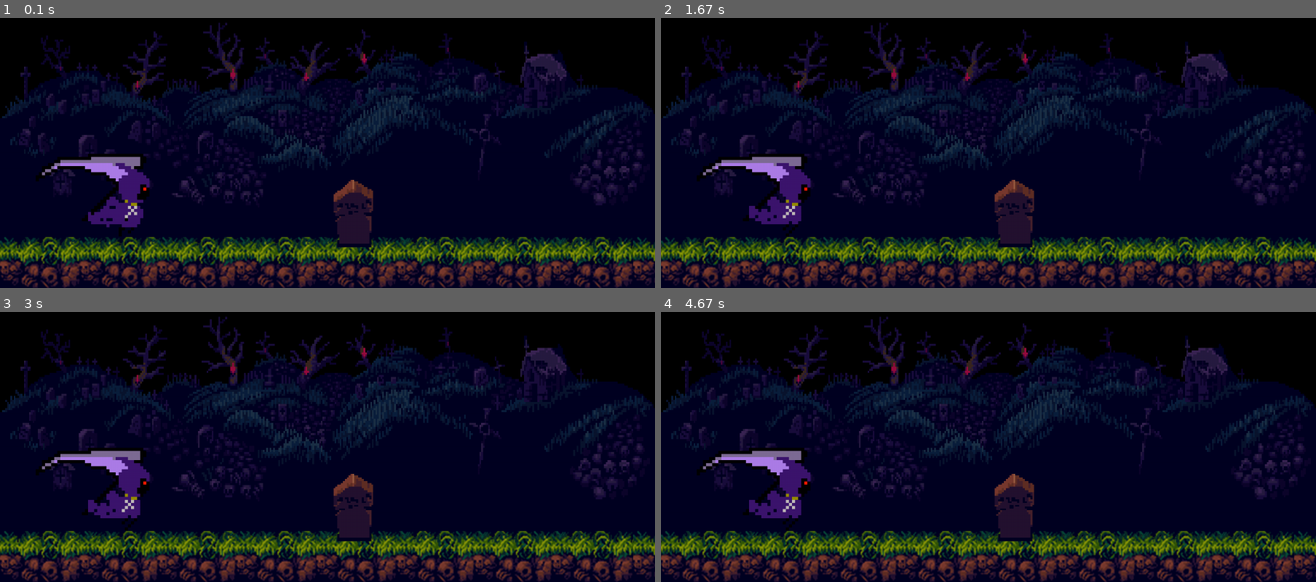
Above: before the commit, frames 1-4 (two rows, left to right).
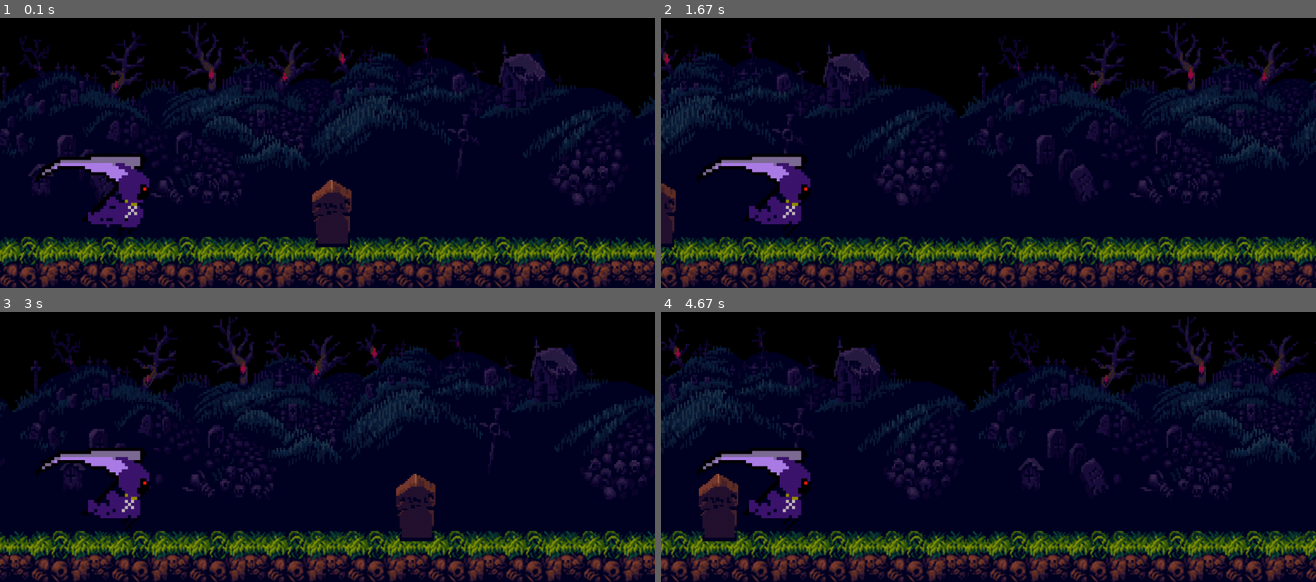
Above: after the commit, the same moments.

Repository: mmvbs/Cleanse-your-ghost
Game: pygame game, started from CYG.py
Same seed, same stepped clock (60 frames per second), same inputs: the game is played once before the commit and once after it.
Inputs:
- Up to frame 1 (0.1 s): no input
- Up to frame 2 (1.67 s): no input
- Up to frame 3 (3 s): no input
- Up to frame 4 (4.67 s): no input

The runs differ from the first frame. In frame 1, 24% of the frame differs, in the area x 0-100%, y 1-100%; in frame 2, 29%; in frame 3, 23%; in frame 4, 30%.

Commit message:
movimentação do mundo

Diff:
--- a/CYG.py
+++ b/CYG.py
@@ -25,7 +25,7 @@
 clock = pygame.time.Clock()
 
 while running:
-    tela.fill((0,0,0))
+    #tela.fill((0,0,0))
     for event in pygame.event.get():
         if event.type == pygame.QUIT:
             running = False
@@ -33,6 +33,7 @@
 
     # Preenche a tela
     tela.fill("black")
+    mundo.update()
 
     # Desenha
     mundo.chaodraw()
--- a/classes/mundo.py
+++ b/classes/mundo.py
@@ -7,6 +7,16 @@
         self.altura = altura
         self.chao = 100
         self.tela = tela
+
+         # Posições iniciais
+        self.chao_x = 0
+        self.bg_x = 0
+        self.stone1_x = 640  # Posição inicial do obstáculo
+
+        # Velocidade de movimento
+        self.velocidade = 7
+
+        self.load_images()
 
     def load_images(self):
         base_path = os.path.abspath(os.path.join(os.path.dirname(__file__), '..', 'texturas'))
@@ -23,6 +33,29 @@
 
 
     def chaodraw(self):
-        self.tela.blit(self.bg, (0, 200))
-        self.tela.blit(self.chao, (0, 620))
-        self.tela.blit(self.stone1, (640, 500))
+        self.tela.blit(self.bg, (self.bg_x, 200))
+        self.tela.blit(self.bg, (self.bg_x + self.bg.get_width(),200))#Repete o fundo para evitar as lacunas pretas
+        self.tela.blit(self.chao, (self.chao_x, 620))
+        self.tela.blit(self.chao, (self.chao_x + self.chao.get_width(),620))##Repete o châo para evitar as lacunas pretas
+        self.tela.blit(self.stone1, (self.stone1_x, 500))
+
+    #Função para movimentação do mundo
+    def update(self):
+        # Move o fundo e o chão para a esquerda
+        self.bg_x -= self.velocidade
+        self.chao_x -= self.velocidade
+
+        # Se o fundo saiu da tela, reposicione-o
+        if self.bg_x <= -self.bg.get_width():
+            self.bg_x = 0
+
+        # Se o chão saiu da tela, reposicione-o
+        if self.chao_x <= -self.chao.get_width():
+            self.chao_x = 0
+
+        # Move o obstáculo para a esquerda
+        self.stone1_x -= self.velocidade
+
+        # Se o obstáculo saiu da tela, reposicione-o
+        if self.stone1_x <= -self.stone1.get_width():
+            self.stone1_x = self.largura
